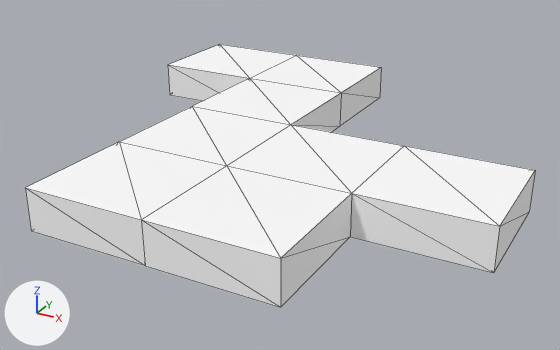
Two versions of the glTF model blockcraft/clouds/cloud4.gltf, one commit apart.
Before and after are seen from a 50 mm lens placed at (46.5, -64.9, 30.7), pointed at (11.7, -1.7, -0.9). The lights are fixed; the arrows at lower left show +X, +Y and +Z. The picture after the commit comes second. Mesh edges are drawn as thin lines. Vertices at exactly the same position are counted once.

The older version as bpy lines, for what is in view:
```python
me_cloud4 = bpy.data.meshes.new('cloud4')
me_cloud4.from_pydata(...)  # 34 vertices, 64 faces; spans x -12.0..36.0, y -24.0..24.0, z 0.0..4.0
me_cloud4.materials.append(mat_cloud)  # picture img_cloud_png
ob_cloud4 = bpy.data.objects.new('cloud4', me_cloud4)
ob_cloud4.location = (0.0, 0.0, 0.0)
```
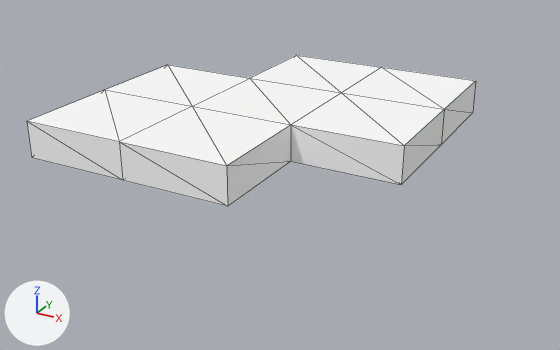
Where the change shows, as pixel boxes [x1, y1, x2, y2] in the pictures (560 x 350 px; the box of a moved part takes in the faces that stretch with it):
'cloud4', reshaped (12% narrower, 42% shorter)
    before: [25, 44, 535, 307]
    after: [27, 55, 476, 206]
part 1 of me_cloud4, moved or reshaped
    before: [25, 44, 535, 307]
    after: [27, 65, 476, 206]

Edits to the bpy script that builds the scene:
```text
Change me_cloud4:
    used by ob_cloud4; location = (0.0, 0.0, 0.0)
    remove me_cloud4.from_pydata(...)  # 34 vertices, 64 faces; spans x -12.0..36.0, y -24.0..24.0, z 0.0..4.0
    add me_cloud4.from_pydata(...)  # 28 vertices, 52 faces; spans x -12.0..24.0, y -12.0..24.0, z 0.0..4.0
    me_cloud4 part 1
    14 vertices are removed from x -12.0..36.0, y -24.0..24.0, z 0.0..4.0
    50 faces are deleted
    8 vertices are added at x -12.0..24.0, y -12.0..24.0, z 0.0..4.0
    38 new faces join them
```
